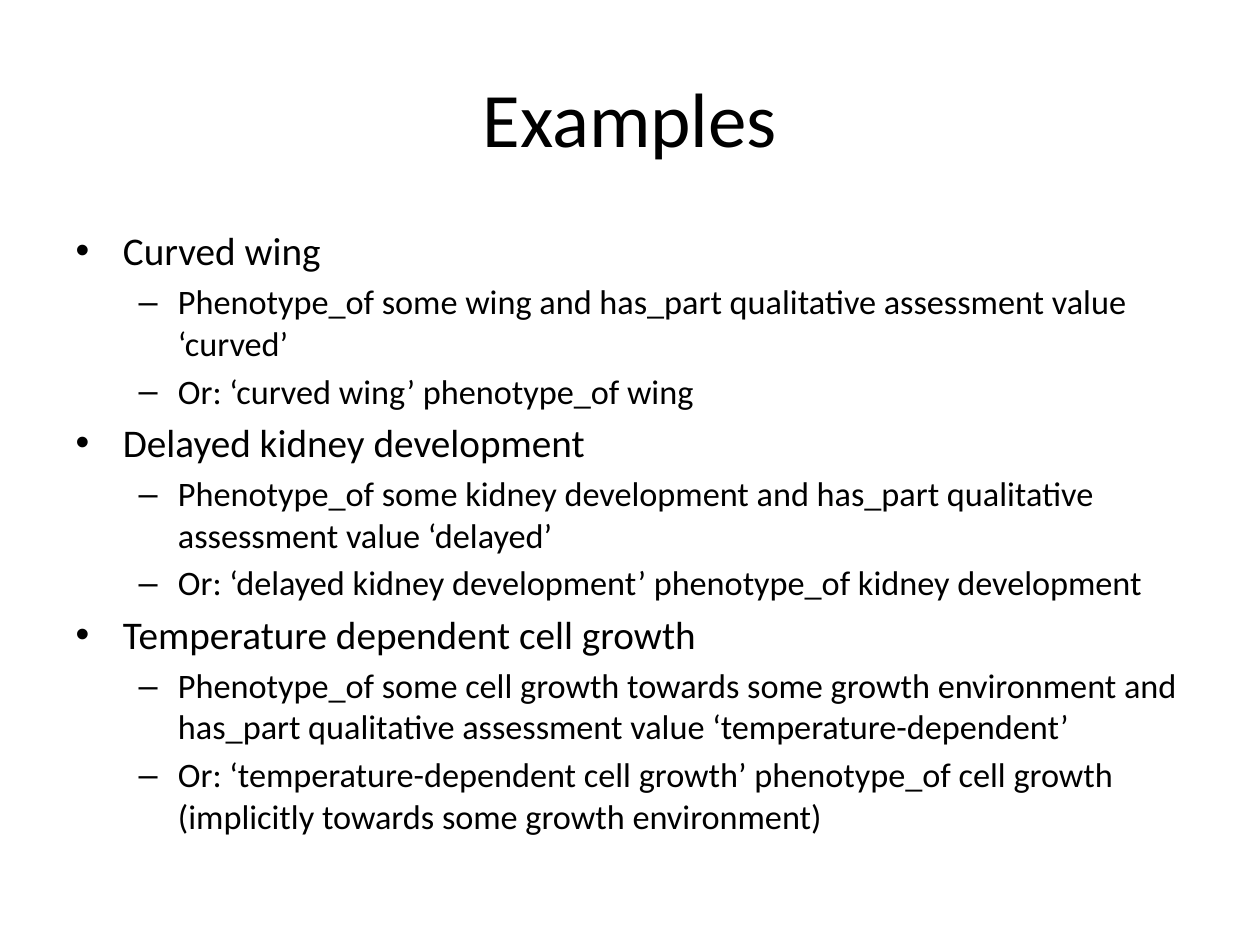
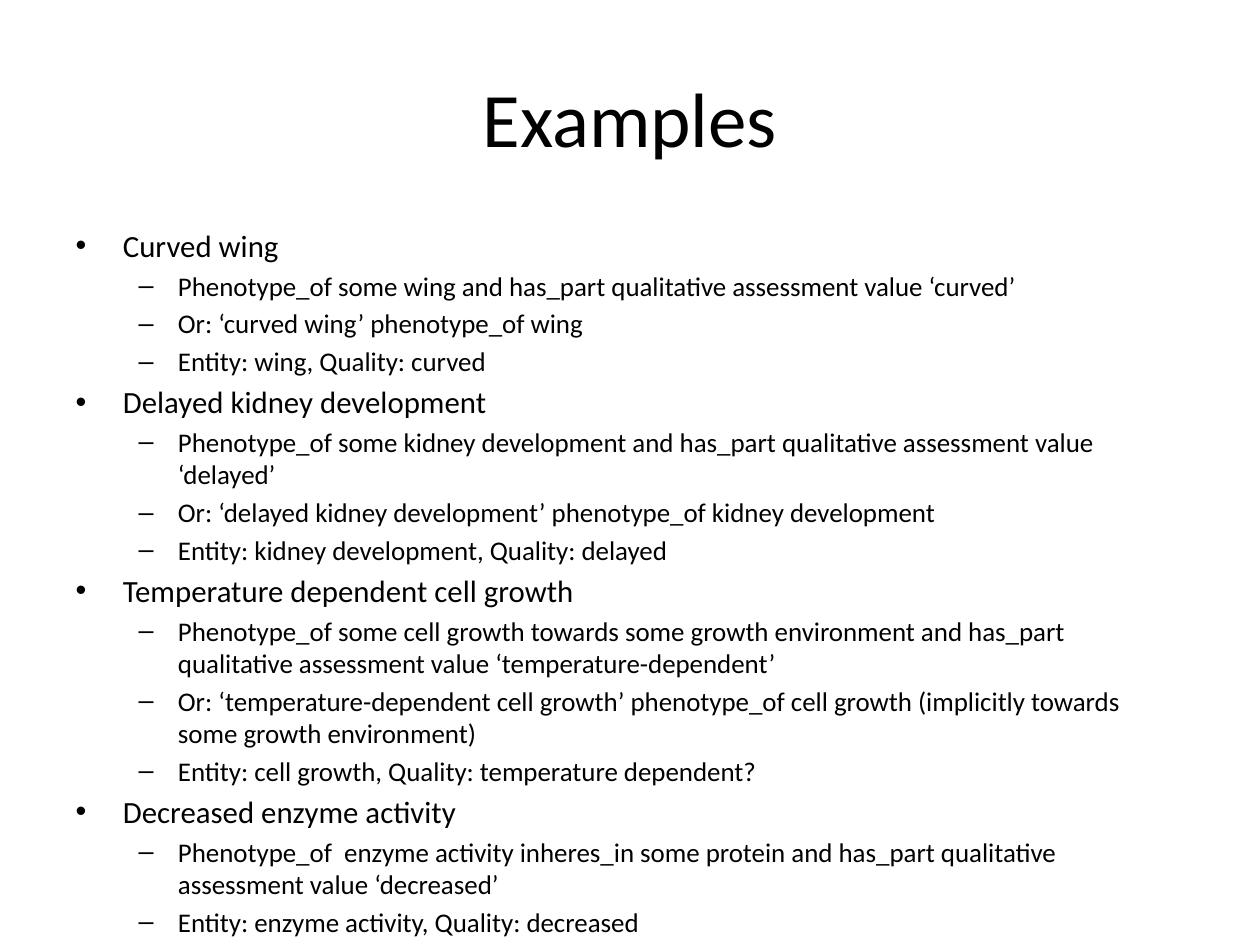
Before and after one commit to obi-ontology/obi-legacy-svn, a slide deck: slide 5 of trunk/docs/developer/phenotype/Phenotype_cs3.pptx. Drawn at 1260x945 pixels with LibreOffice and Linux fonts; fonts in the diff are those of the drawing. Boxes give left, top, right and bottom in pixels: in the first picture for what was removed or moved away, otherwise in the second. Text is boxed around its words. In the diff, an @@ line names an element or a change of style, - is before the commit and + after.

Commit message:
add phenotype EQ model

```diff
--- a/trunk/docs/developer/phenotype/Phenotype_cs3.pptx
+++ b/trunk/docs/developer/phenotype/Phenotype_cs3.pptx
@@ text at [123, 235, 1119, 748]: size 22.4 to 17.6 pt in "Curved wing", "Delayed kidney development", "Temperature dependent cell growth"; size 19.6 to 15.4 pt in "Phenotype_of some wing and has_part qualitative assessment ...", "Or: ‘curved wing’ phenotype_of wing", "Phenotype_of some kidney development and has_part qualitativ ...", "Or: ‘delayed kidney development’ phenotype_of kidney develop ..." and 2 more places @@
@@ text at [178, 352, 485, 376]: paragraph added @@
+  – Entity: wing, Quality: curved
@@ text at [178, 541, 667, 565]: paragraph added @@
+  – Entity: kidney development, Quality: delayed
@@ text at [123, 762, 1056, 937]: paragraphs added @@
+  – Entity: cell growth, Quality: temperature dependent?
+• Decreased enzyme activity
+  – Phenotype_of enzyme activity inheres_in some protein and has_part qualitative assessment value ‘decreased’
+  – Entity: enzyme activity, Quality: decreased
```
Also in this commit, not shown: 1 other slide changed.
